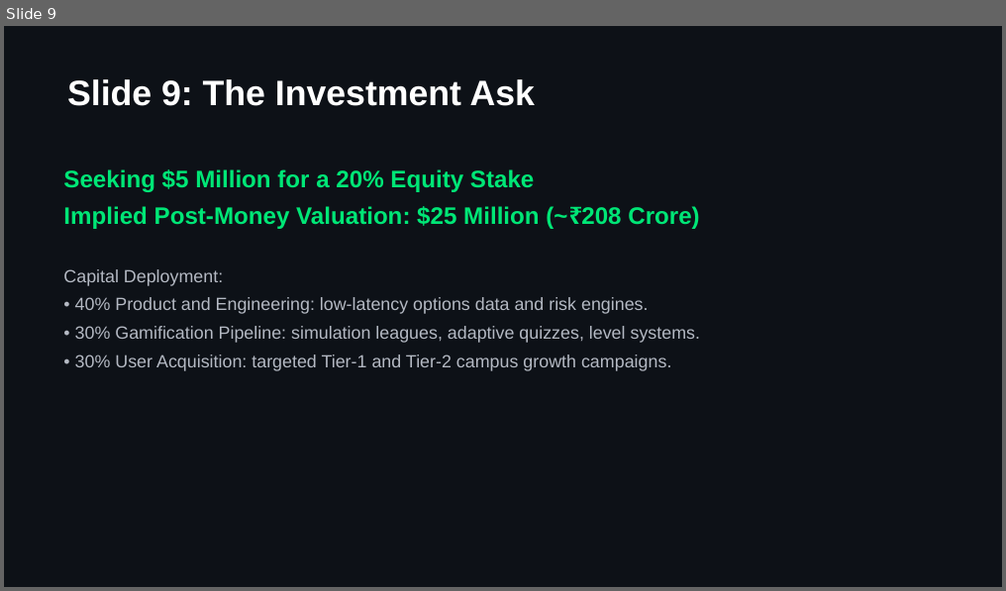
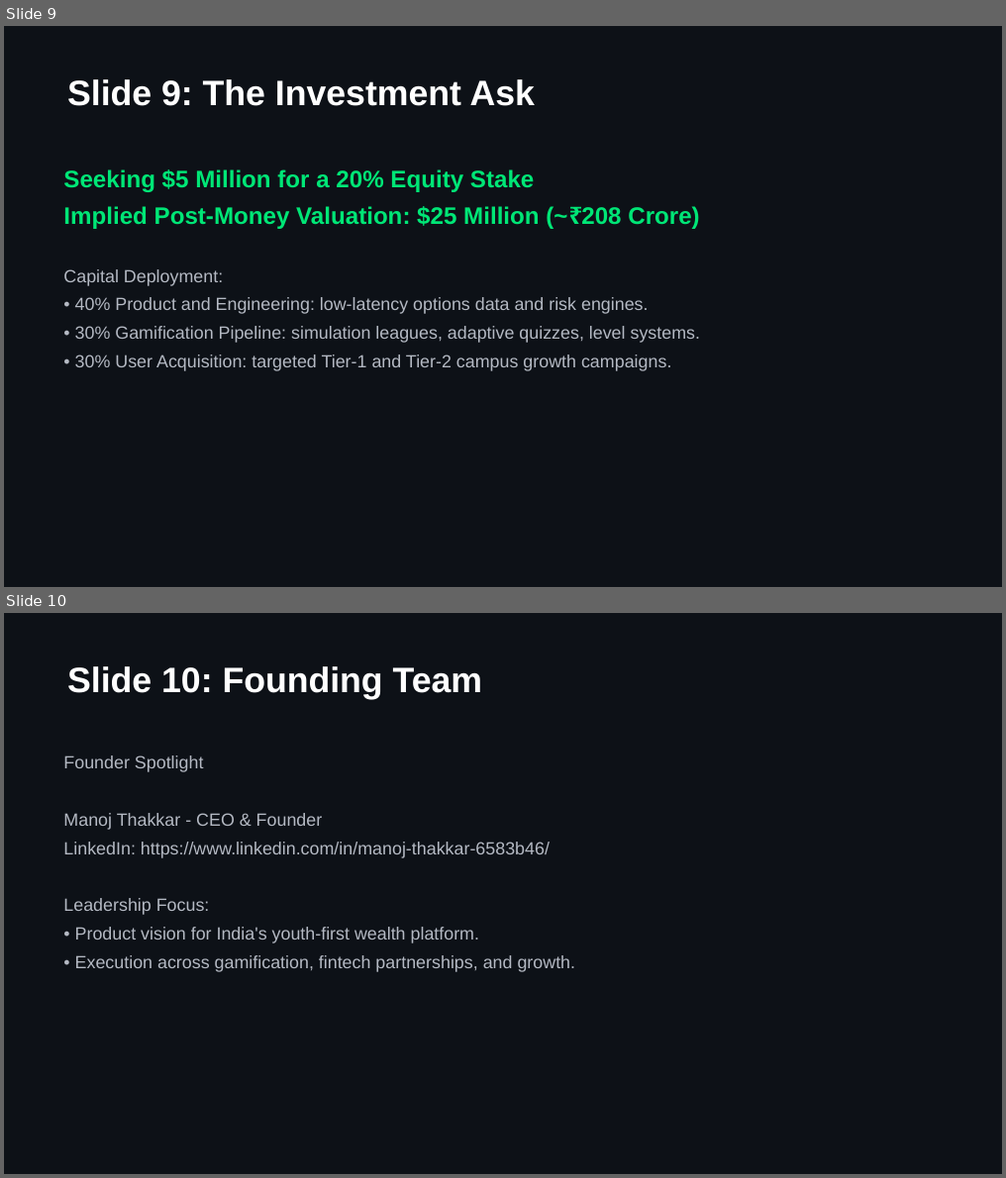
Before and after one commit to mthak/my-chatbot, a slide deck: RiseWise_Full_Investor_Deck.pptx. Shown one above the other, each under a label of ours: slide 9 before the commit, slides 9 and 10 after it. The pictures are 1006x591 and 1006x1178 pixels, drawn with LibreOffice and Linux fonts; fonts in the diff are those of the drawing. Boxes give left, top, right and bottom in pixels: in the first picture for what was removed or moved away, otherwise in the second. Text is boxed around its words. In the diff, an @@ line names an element or a change of style, - is before the commit and + after.

```diff
--- a/RiseWise_Full_Investor_Deck.pptx
+++ b/RiseWise_Full_Investor_Deck.pptx
@@ slide 10 added at bbox=[4, 613, 1002, 1174], background #0D1117 @@
@@ text added at bbox=[67, 666, 482, 700], 34 pt, text #FFFFFF, bold @@
+Slide 10: Founding Team
@@ text added at bbox=[63, 756, 576, 972], 17 pt, text #B4B9C3 @@
+Founder Spotlight
+Manoj Thakkar - CEO & Founder
+LinkedIn: https://www.linkedin.com/in/manoj-thakkar-6583b46/
+Leadership Focus:
+• Product vision for India's youth-first wealth platform.
+• Execution across gamification, fintech partnerships, and growth.
```
Also in this commit, not shown: 1 other file.
